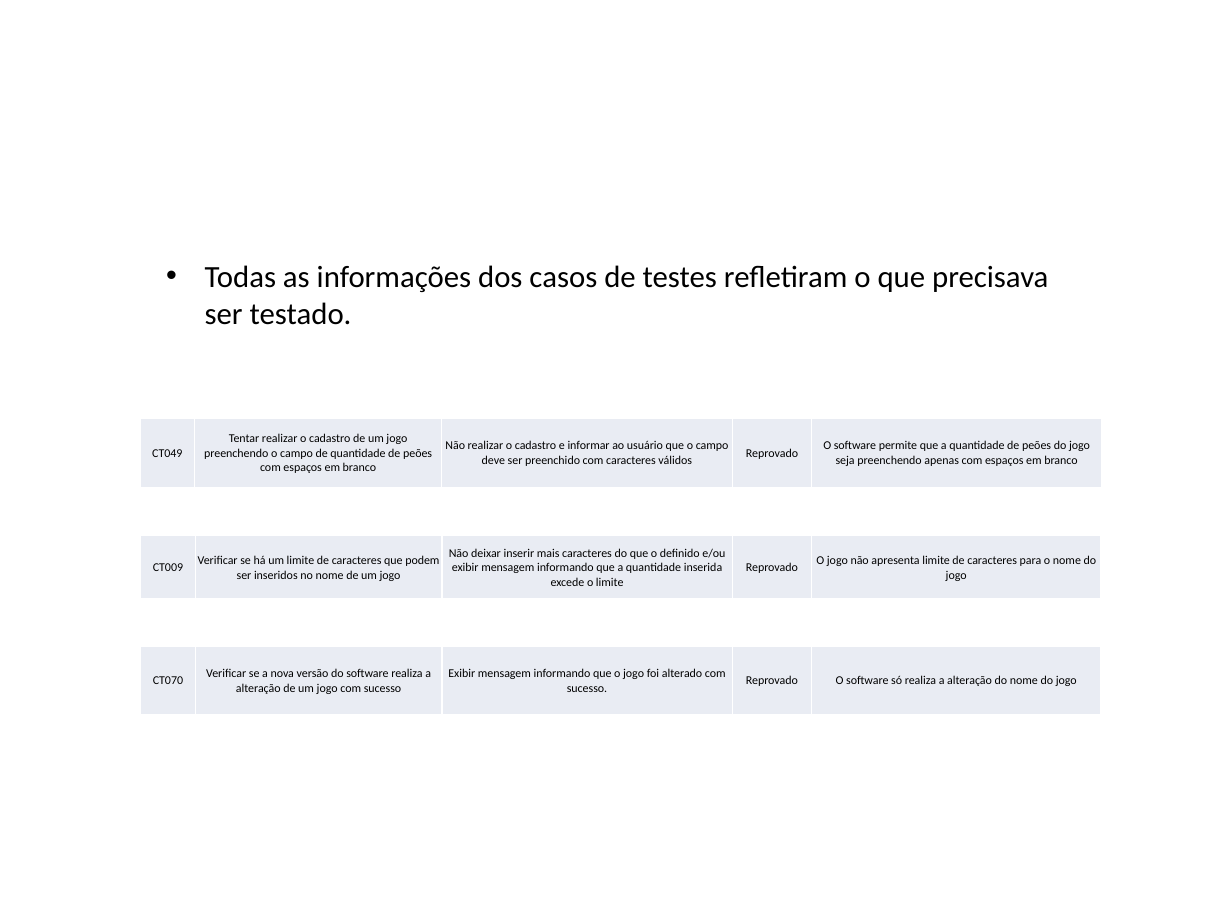
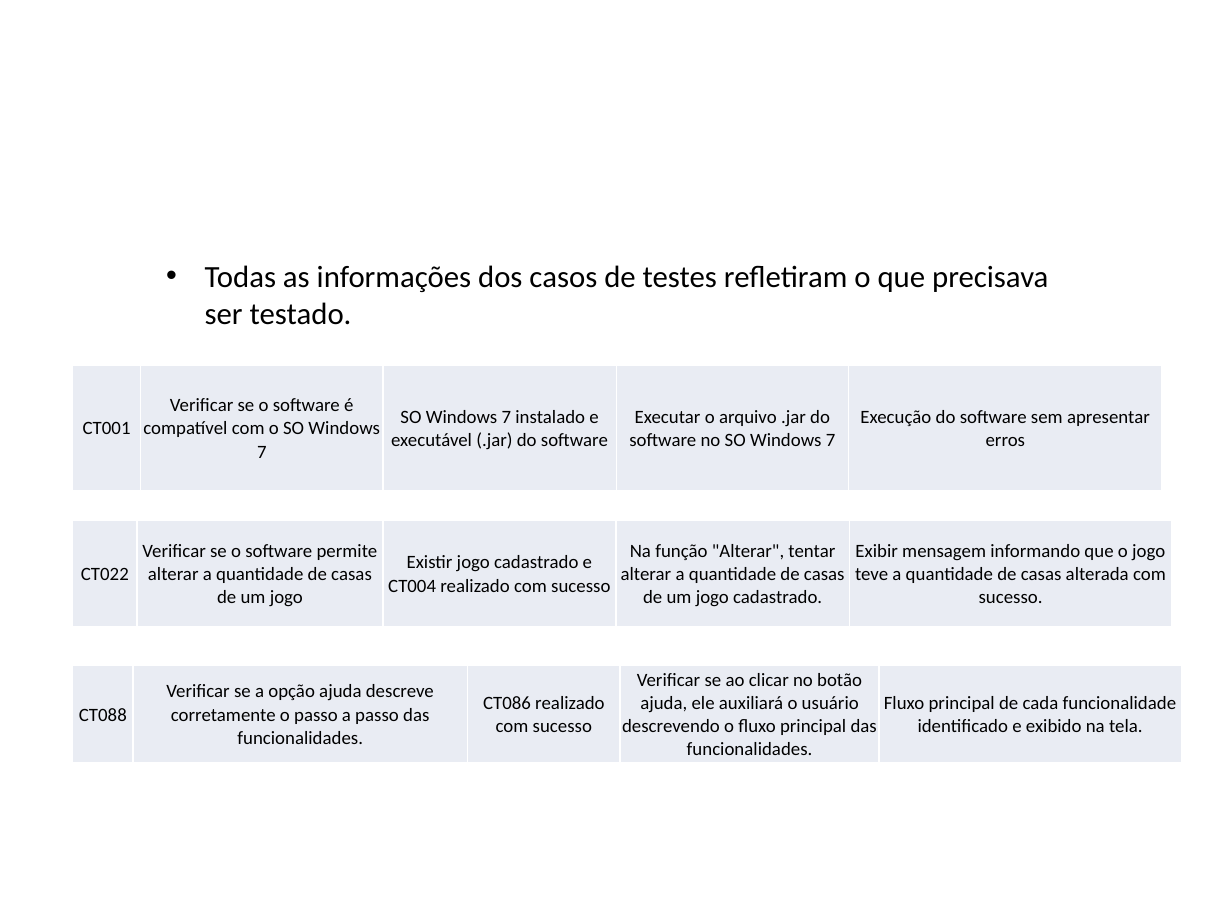
Before and after one commit to washingtonferreira/finderrors, a slide deck: slide 11 of FINDERRORS_-_Avaliação_dos_Testes.pptx. Drawn at 1232x924 pixels with LibreOffice and Linux fonts; fonts in the diff are those of the drawing; background and template pictures are left out. Boxes give left, top, right and bottom in pixels: in the first picture for what was removed or moved away, otherwise in the second. Text is boxed around its words. In the diff, an @@ line names an element or a change of style, - is before the commit and + after.

Commit message:
Atualização da Avaliação e Projeto de Testes
Documento de Avaliação dos Testes atualizado; Inclusão dos resultados
dos testes dos módulos Jogar e Interface Gráfica.

```diff
--- a/FINDERRORS_-_Avaliação_dos_Testes.pptx
+++ b/FINDERRORS_-_Avaliação_dos_Testes.pptx
@@ table added at (73,365,1162,490), 1 rows, 5 columns @@
+CT001 | Verificar se o software é compatível com o SO Windows 7 | SO Windows 7 instalado e executável (.jar) do software | Executar o arquivo .jar do software no SO Windows 7 | Execução do software sem apresentar erros
@@ table removed at (140,418,1101,488), 1 rows, 5 columns @@
-CT049 | Tentar realizar o cadastro de um jogo preenchendo o campo de quantidade de peões com espaços em branco | Não realizar o cadastro e informar ao usuário que o campo deve ser preenchido com caracteres válidos | Reprovado | O software permite que a quantidade de peões do jogo seja preenchendo apenas com espaços em branco
@@ table at (73,520,1172,627) @@
-row 1: CT009 | Verificar se há um limite de caracteres que podem ser inseridos no nome de um jogo | Não deixar inserir mais caracteres do que o definido e/ou exibir mensagem informando que a quantidade inserida excede o limite | Reprovado | O jogo não apresenta limite de caracteres para o nome do jogo
+row 1: CT022 | Verificar se o software permite alterar a quantidade de casas de um jogo | Existir jogo cadastrado e CT004 realizado com sucesso | Na função "Alterar", tentar alterar a quantidade de casas de um jogo cadastrado. | Exibir mensagem informando que o jogo teve a quantidade de casas alterada com sucesso.
@@ table: place and size @@
-table at (140,536,1100,599)
+table at (73,520,1172,627)
@@ table removed at (140,647,1100,715), 1 rows, 5 columns @@
-CT070 | Verificar se a nova versão do software realiza a alteração de um jogo com sucesso | Exibir mensagem informando que o jogo foi alterado com sucesso. | Reprovado | O software só realiza a alteração do nome do jogo
@@ table added at (73,665,1181,763), 1 rows, 5 columns @@
+CT088 | Verificar se a opção ajuda descreve corretamente o passo a passo das funcionalidades. | CT086 realizado com sucesso | Verificar se ao clicar no botão ajuda, ele auxiliará o usuário descrevendo o fluxo principal das funcionalidades. | Fluxo principal de cada funcionalidade identificado e exibido na tela.
```
Also in this commit, not shown: 4 other slides changed, 1 slide added, 1 other file.
